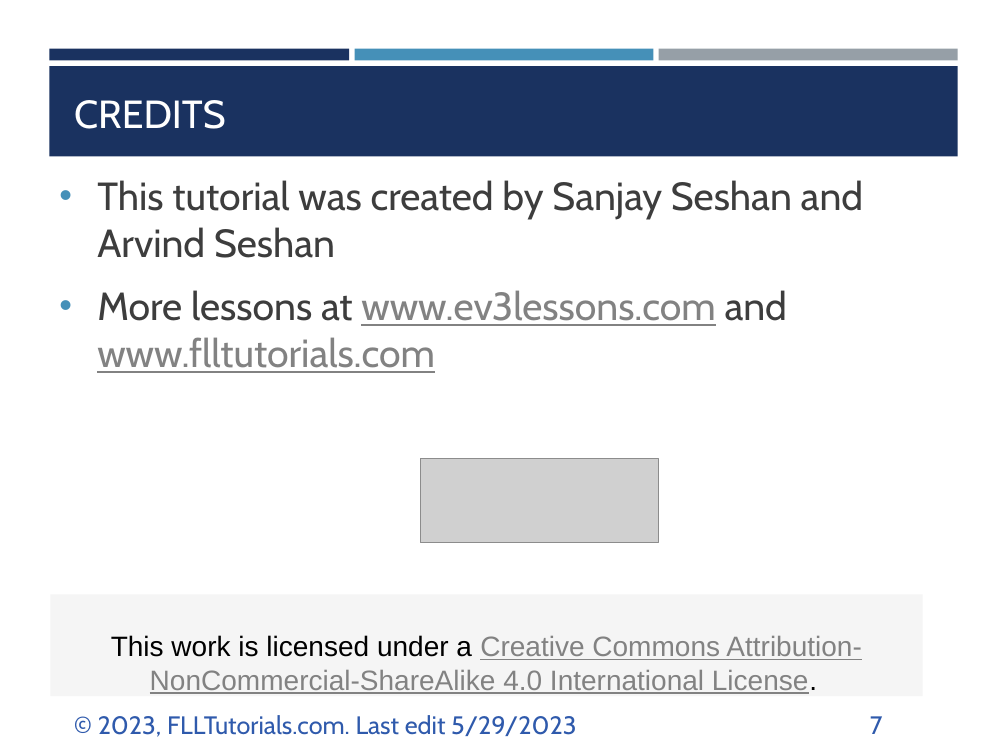
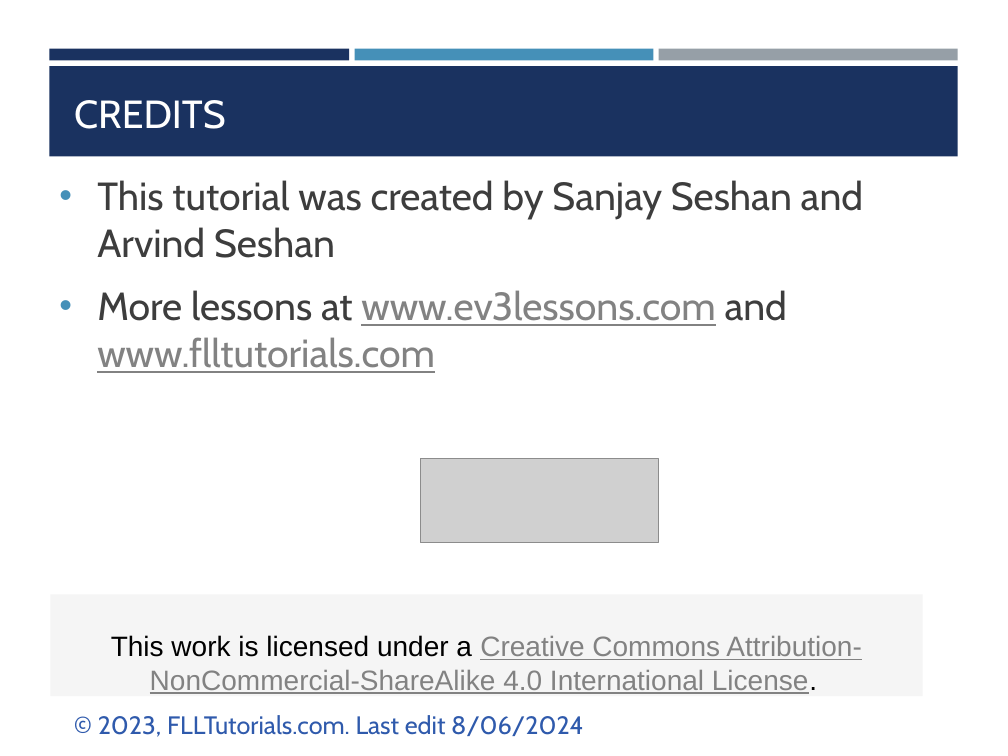
Before and after one commit to ev3lessons/FLL-Tutorials, a slide deck: slide 7 of translations/en-us/RobotGame/ConsolidatedJudging.pptx. Drawn at 1008x756 pixels with LibreOffice and Linux fonts; fonts in the diff are those of the drawing; grey boxes stand for pictures. Boxes give left, top, right and bottom in pixels: in the first picture for what was removed or moved away, otherwise in the second. Text is boxed around its words. In the diff, an @@ line names an element or a change of style, - is before the commit and + after.

```diff
--- a/translations/en-us/RobotGame/ConsolidatedJudging.pptx
+++ b/translations/en-us/RobotGame/ConsolidatedJudging.pptx
@@ text at (x1=98, y1=715, x2=584, y2=737): text changed @@
-© 2023, FLLTutorials.com. Last edit 5/29/2023
+© 2023, FLLTutorials.com. Last edit 8/06/2024
@@ page number removed at (x1=870, y1=716, x2=883, y2=734) @@
-7
```
Also in this commit, not shown: 5 other slides changed, 29 other files.
